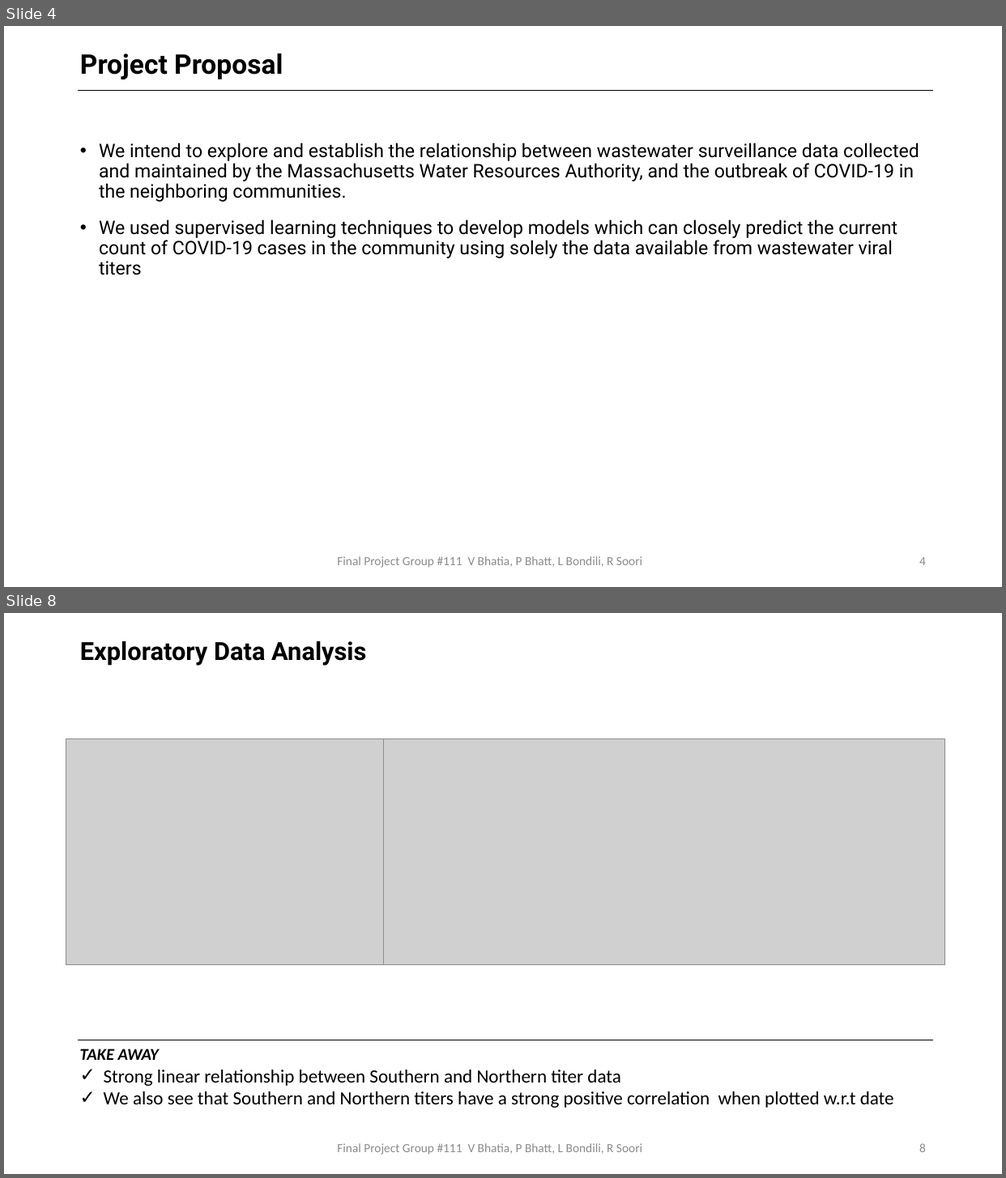
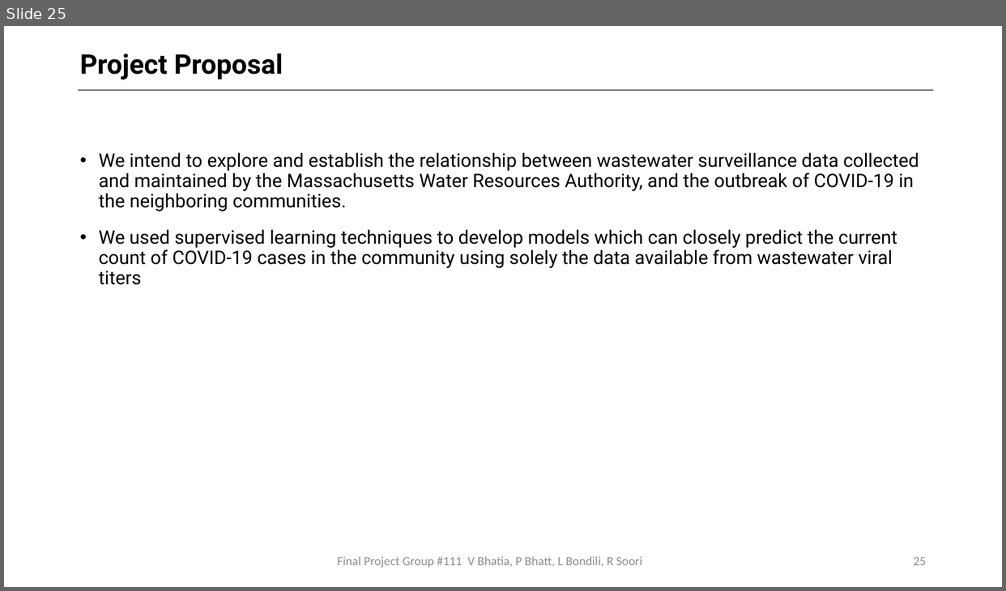
Before and after one commit to bhatiavr/cs109b-final-project-111, a slide deck: docs/Forecasting COVID-19 Cases Using SARS-Cov-2 Titers in Wastewater.pptx. Shown one above the other, each under a label of ours: slides 4 and 8 before the commit, slide 25 after it; the slides between them are not shown. The pictures are 1006x1178 and 1006x591 pixels, drawn with LibreOffice and Linux fonts; fonts in the diff are those of the drawing; grey boxes stand for pictures. Boxes give left, top, right and bottom in pixels: in the first picture for what was removed or moved away, otherwise in the second. Text is boxed around its words. In the diff, an @@ line names an element or a change of style, - is before the commit and + after.

```diff
--- a/docs/Forecasting COVID-19 Cases Using SARS-Cov-2 Titers in Wastewater.pptx
+++ b/docs/Forecasting COVID-19 Cases Using SARS-Cov-2 Titers in Wastewater.pptx
@@ slide 8 removed at (4,613,1002,1174), background #FFFFFF @@
@@ title removed at (80,641,366,666) @@
-Exploratory Data Analysis
@@ picture removed at (66,739,384,965) @@
@@ picture removed at (384,739,945,965) @@
@@ line removed from (78, 1041) to (934, 1041) @@
@@ text removed at (80,1049,894,1108) @@
-TAKE AWAY
-✓ Strong linear relationship between Southern and Northern titer data
-✓ We also see that Southern and Northern titers have a strong positive correlation when plotted w.r.t date
@@ text removed at (337,1144,642,1155) @@
-Final Project Group #111 V Bhatia, P Bhatt, L Bondili, R Soori
@@ page number removed at (919,1144,926,1152) @@
-8
@@ what was slide 4 is now slide 25 @@
@@ slide 25 changed as well @@
@@ text "We intend to explore and ...": place and size @@
-text "We intend to explore and ..." at (99,143,919,275)
+text "We intend to explore and ..." at (99,152,919,285)
@@ line (78, 90) - (934, 90): stroke #000000 0.5 pt to #000000 0.75 pt @@
@@ text "Final Project Group #111 V ..." at (337,557,642,568): text colour #8C8C8C to #8B8B8B @@
@@ page number at (914,557,927,565): text changed; text colour #8C8C8C to #8B8B8B @@
-4
+25
```
Also in this commit, not shown: 18 other slides changed, 6 slides added, 1 other slide removed, 1 other file.
